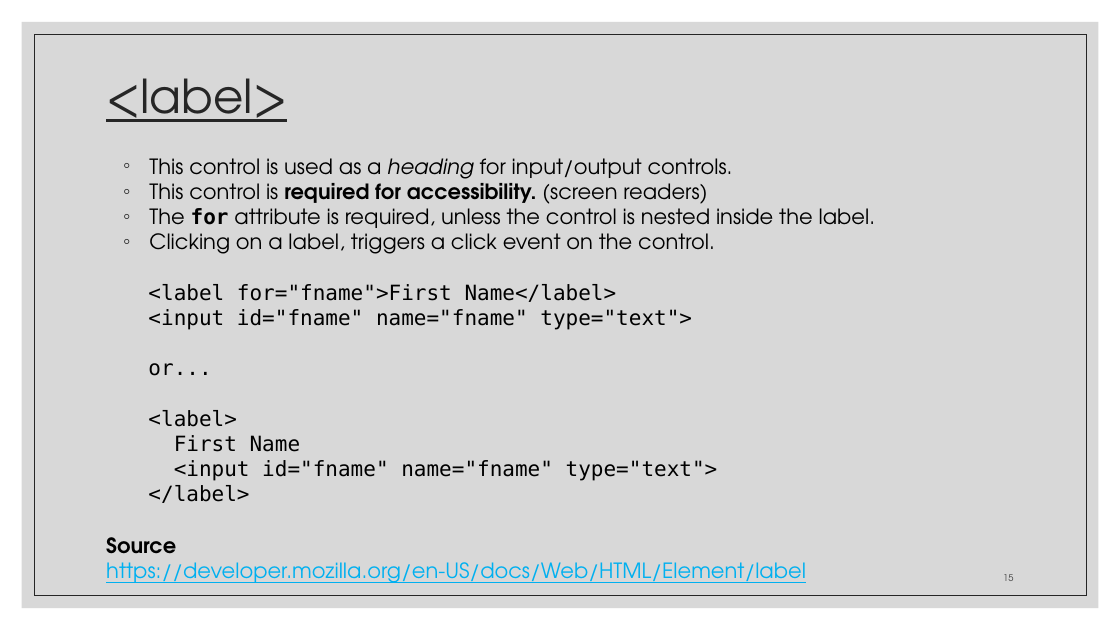
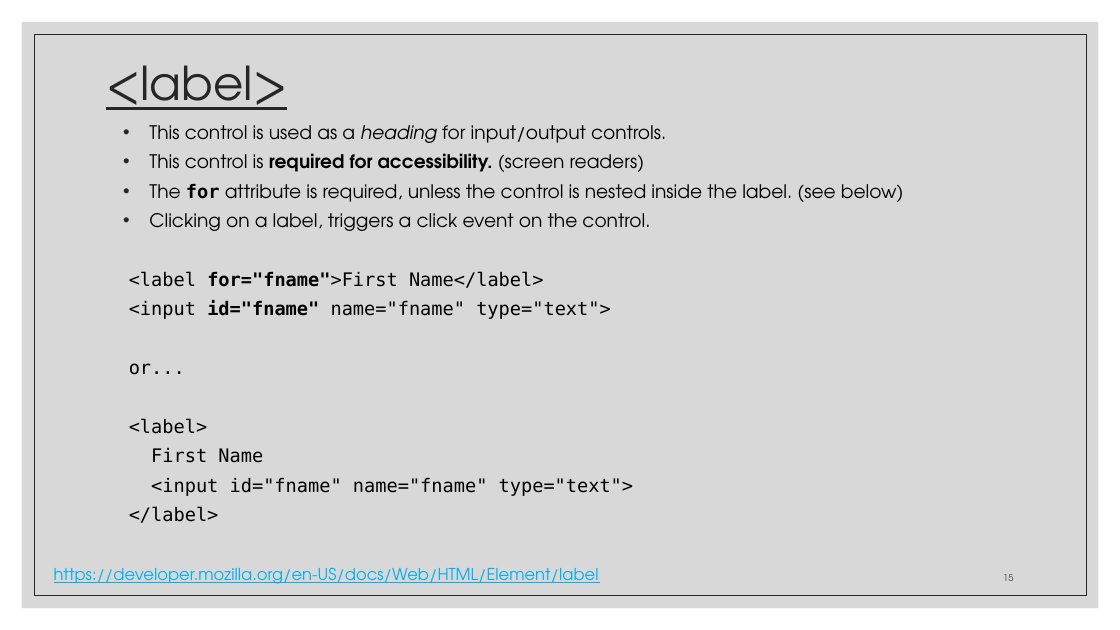
Before and after one commit to zackstotts/base-node-curriculum, a slide deck: slide 15 of unit_00/html_review/03 HTML Forms.pptx. Drawn at 1120x630 pixels with LibreOffice and Linux fonts; fonts in the diff are those of the drawing. Boxes give left, top, right and bottom in pixels: in the first picture for what was removed or moved away, otherwise in the second. Text is boxed around its words. In the diff, an @@ line names an element or a change of style, - is before the commit and + after.

```diff
--- a/unit_00/html_review/03 HTML Forms.pptx
+++ b/unit_00/html_review/03 HTML Forms.pptx
@@ title "<label>": place and size @@
-title "<label>" at (106, 78, 287, 122)
+title "<label>" at (106, 65, 287, 110)
@@ text "This control is used as ...": place and size @@
-text "This control is used as ..." at (148, 158, 876, 503)
+text "This control is used as ..." at (129, 125, 904, 523)
@@ text at (129, 125, 666, 523): size 18 to 16 pt in "This control is used as a heading ...", "This control is required for accessibility. (screen ...", "Clicking on a label, triggers a click ...", "<label for="fname">First Name</label>" and 6 more places; bold on in "for="fname">First", "id="fname""; bullet ◦ to •; more space between paragraphs; indent changed @@
@@ text at (149, 184, 904, 202): text changed; size 18 to 16 pt @@
-◦ The for attribute is required, unless the control is nested inside the label.
+• The for attribute is required, unless the control is nested inside the label. (see below)
@@ text at (106, 537, 176, 554): paragraph removed @@
-Source
@@ text "https://developer.mozilla.org/en-US/docs/Web/HTML/Element/la ...": place and size @@
-text "https://developer.mozilla.org/en-US/docs/Web/HTML/Element/la ..." at (106, 537, 806, 583)
+text "https://developer.mozilla.org/en-US/docs/Web/HTML/Element/la ..." at (54, 567, 599, 584)
@@ text "https://developer.mozilla.org/en-US/docs/Web/HTML/Element/la ..." at (54, 567, 599, 584): size 18 to 14 pt @@
```
Also in this commit, not shown: 37 other slides changed.
